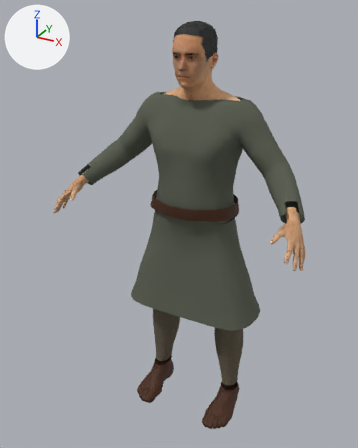
What one commit did to the glTF model modelle/figuren/menschen/probe_alter/probe_alter.gltf.
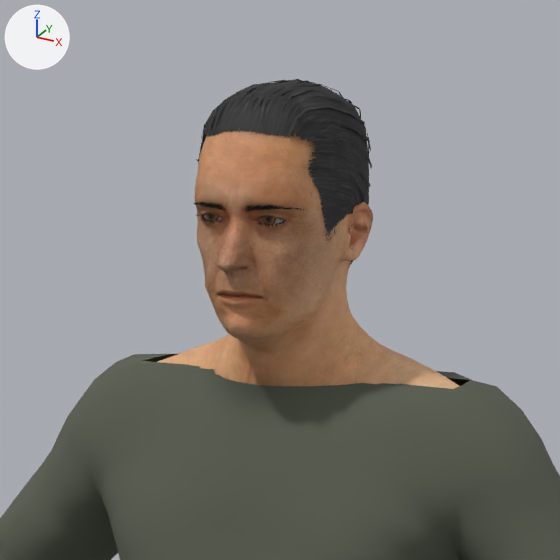
Each version is shown whole from a 50 mm lens placed at (0.92, -1.855, 1.848), pointed at (-0.045, -0.101, 0.971), then close up on the part from 34% to 75% of the width and 0% to 32% of the height. Arrows for +X, +Y and +Z are at upper left; the lights stay in place. The older version's two pictures come first. Vertices at exactly the same position are counted once.

Script lines for the objects in view, before the commit:
```python
me_haare = bpy.data.meshes.new('Haare')
me_haare.from_pydata(...)  # 865 vertices, 1050 faces; spans x -0.08..0.081, y -0.146..0.059, z 1.588..1.797
me_haare.materials.append(mat_haare)
me_kittel = bpy.data.meshes.new('Kittel')
me_kittel.from_pydata(...)  # 1301 vertices, 2488 faces; spans x -0.52..0.52, y -0.227..0.12, z 0.937..1.511
me_kittel.materials.append(mat_kittel)
me_koerper = bpy.data.meshes.new('Koerper')
me_koerper.from_pydata(...)  # 7874 vertices, 15612 faces; spans x -0.562..0.562, y -0.364..0.071, z 0.999..1.793
me_koerper.materials.append(mat_haut)  # picture img_haut_jpg
ob_haare = bpy.data.objects.new('Haare', me_haare)
ob_haare.location = (0.0, 0.0, 0.0)
ob_kittel = bpy.data.objects.new('Kittel', me_kittel)
ob_kittel.location = (0.0, 0.0, 0.0)
ob_koerper = bpy.data.objects.new('Koerper', me_koerper)
ob_koerper.location = (0.0, 0.0, 0.0)
```
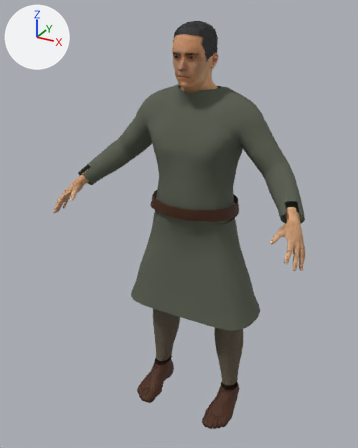
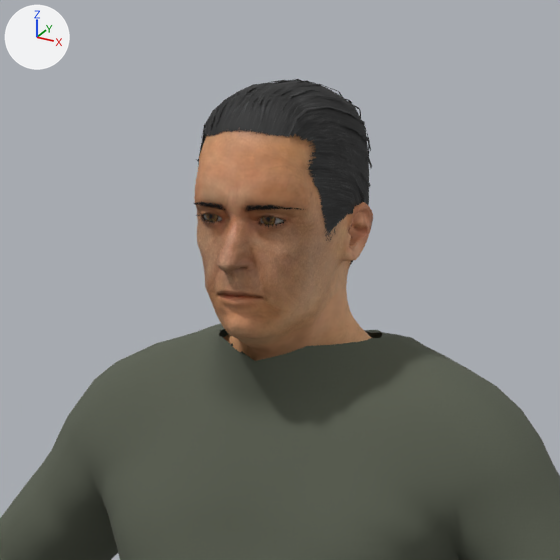
Changed parts and their boxes (x1, y1, x2, y2) in the close-ups (560 x 560 px):
```json
{"object": "Kittel", "change": "reshaped", "before": [0, 353, 560, 560], "after": [0, 323, 560, 560]}
{"part": 1, "of": "me_kittel", "change": "built on", "before": [108, 353, 521, 420], "after": [108, 323, 521, 420]}
{"part": 2, "of": "me_koerper", "change": "deleted", "before": [158, 341, 459, 389], "on screen": "brown"}
```

The change, as JSON lines over the scene's bpy script:
```json
{"block": "me_kittel", "where": "# used by ob_kittel; location = (0.0, 0.0, 0.0)"}
{"op": "remove", "block": "me_kittel", "code": "me_kittel.from_pydata(...)  # 1301 vertices, 2488 faces; spans x -0.52..0.52, y -0.227..0.12, z 0.937..1.511"}
{"op": "add", "block": "me_kittel", "code": "me_kittel.from_pydata(...)  # 1358 vertices, 2616 faces; spans x -0.52..0.52, y -0.227..0.12, z 0.937..1.551"}
{"block": "me_kittel", "change": "me_kittel part 1"}
{"block": "me_kittel", "change": "42 vertices are removed from x -0.182..0.182, y -0.104..0.065, z 1.511"}
{"block": "me_kittel", "change": "78 faces are deleted"}
{"block": "me_kittel", "change": "4 vertices in x -0.144..0.144, y -0.046..0.064, z 1.511 move by (0.0, 0.0, 0.007)"}
{"block": "me_kittel", "change": "4 vertices in x -0.086..0.086, y -0.059..0.077, z 1.511 move by (0.0, 0.0, 0.004)"}
{"block": "me_kittel", "change": "12 vertices move from x -0.213..0.213, y -0.071..0.07, z 1.511 to x -0.213..0.213, y -0.07..0.07, z 1.512..1.525"}
{"block": "me_kittel", "change": "99 vertices are added at x -0.181..0.181, y -0.111..0.065, z 1.517..1.551"}
{"block": "me_kittel", "change": "206 new faces join them"}
{"block": "me_koerper", "where": "# used by ob_koerper; location = (0.0, 0.0, 0.0)"}
{"op": "remove", "block": "me_koerper", "code": "me_koerper.from_pydata(...)  # 7874 vertices, 15612 faces; spans x -0.562..0.562, y -0.364..0.071, z 0.999..1.793"}
{"op": "add", "block": "me_koerper", "code": "me_koerper.from_pydata(...)  # 7672 vertices, 15212 faces; spans x -0.562..0.562, y -0.364..0.051, z 0.999..1.793"}
{"block": "me_koerper", "change": "me_koerper part 2"}
{"block": "me_koerper", "change": "202 vertices are removed from x -0.238..0.238, y -0.086..0.071, z 1.473..1.527"}
{"block": "me_koerper", "change": "400 faces are deleted"}
```
